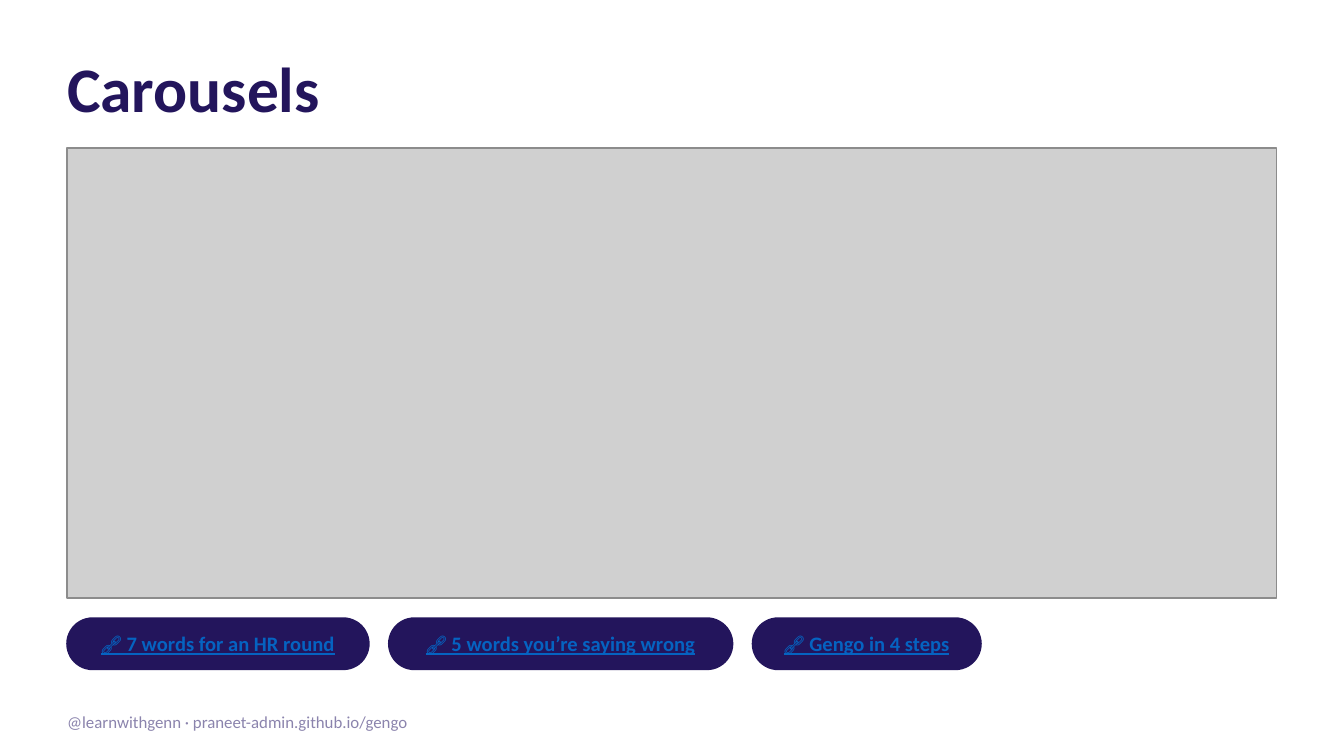
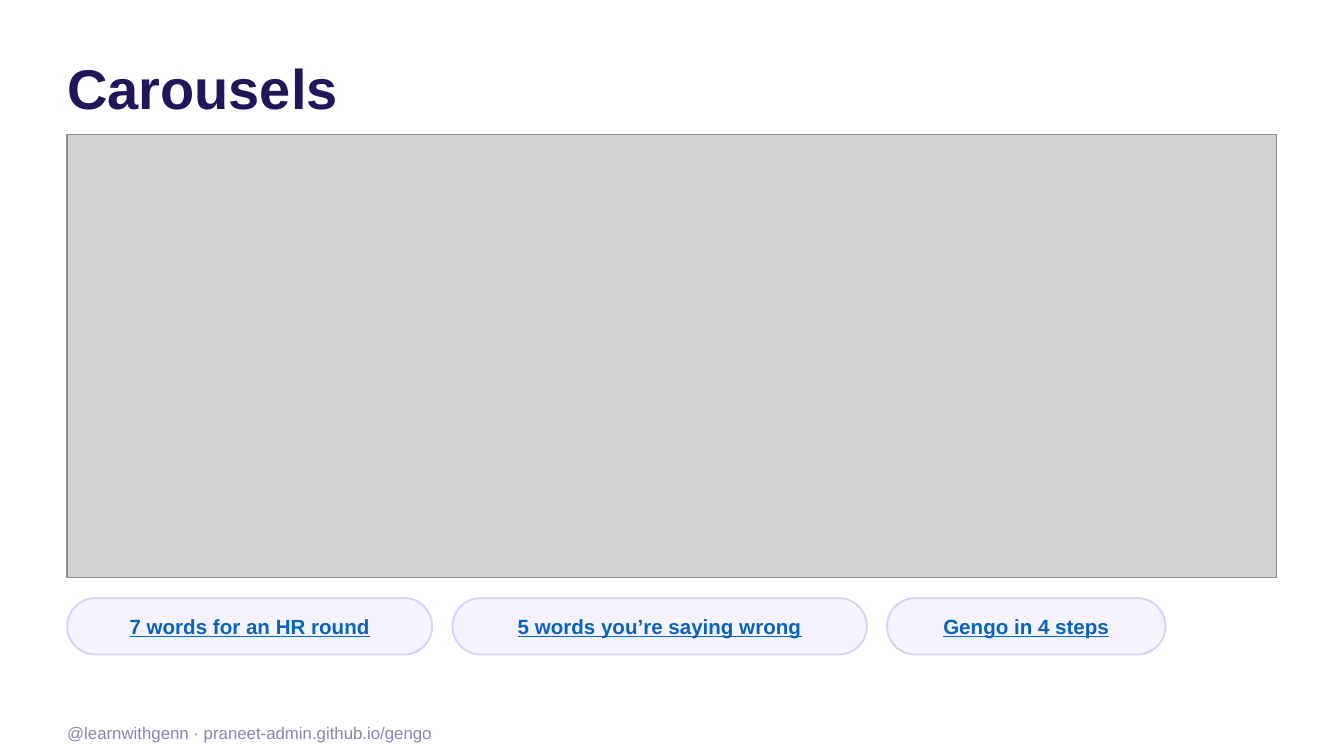
Before and after one commit to praneet-admin/gengo, a slide deck: slide 9 of launch/Gengo-Marketing-Glance.pptx. Drawn at 1344x756 pixels with LibreOffice and Linux fonts; fonts in the diff are those of the drawing; grey boxes stand for pictures. Boxes give left, top, right and bottom in pixels: in the first picture for what was removed or moved away, otherwise in the second. Text is boxed around its words. In the diff, an @@ line names an element or a change of style, - is before the commit and + after.

```diff
--- a/launch/Gengo-Marketing-Glance.pptx
+++ b/launch/Gengo-Marketing-Glance.pptx
@@ text "Carousels" at [67, 68, 338, 110]: size 34 to 30 pt, font Calibri to Arial @@
@@ picture: place and size @@
-picture at [67, 148, 1277, 598]
+picture at [67, 134, 1277, 578]
@@ rounded rectangle: place and size @@
-rounded rectangle at [67, 618, 368, 669]
+rounded rectangle at [67, 598, 433, 655]
@@ rounded rectangle: place and size @@
-rounded rectangle at [388, 618, 732, 669]
+rounded rectangle at [453, 598, 867, 655]
@@ fill #23155C to #F6F3FF; outline #23155C 1 pt to #D9D0F5 1 pt in 3 elements at [67, 598, 433, 655], [453, 598, 867, 655], [887, 598, 1165, 655] @@
@@ rounded rectangle: place and size @@
-rounded rectangle at [753, 618, 981, 669]
+rounded rectangle at [887, 598, 1165, 655]
@@ text at [130, 619, 369, 637]: text changed; font Calibri to Arial @@
-🔗 7 words for an HR round
+7 words for an HR round
@@ text at [518, 619, 801, 639]: text changed; font Calibri to Arial @@
-🔗 5 words you’re saying wrong
+5 words you’re saying wrong
@@ text at [943, 619, 1109, 639]: text changed; font Calibri to Arial @@
-🔗 Gengo in 4 steps
+Gengo in 4 steps
@@ text "@learnwithgenn · praneet-admin.github.io/gengo": place and size @@
-text "@learnwithgenn · praneet-admin.github.io/gengo" at [67, 716, 407, 731]
+text "@learnwithgenn · praneet-admin.github.io/gengo" at [67, 727, 432, 743]
@@ text "@learnwithgenn · praneet-admin.github.io/gengo" at [67, 727, 432, 743]: font Calibri to Arial @@
```
Also in this commit, not shown: 11 other slides changed.
